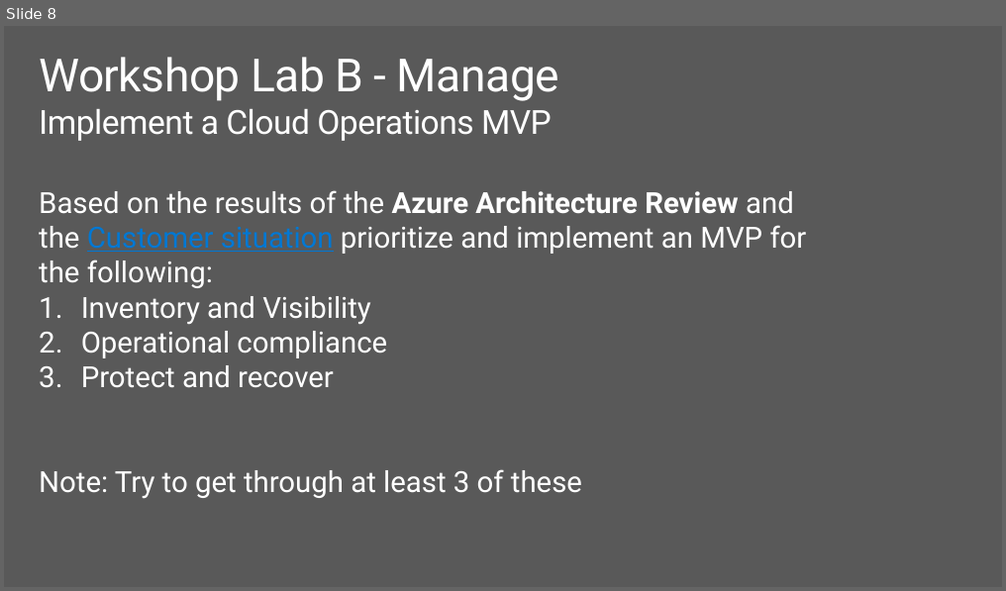
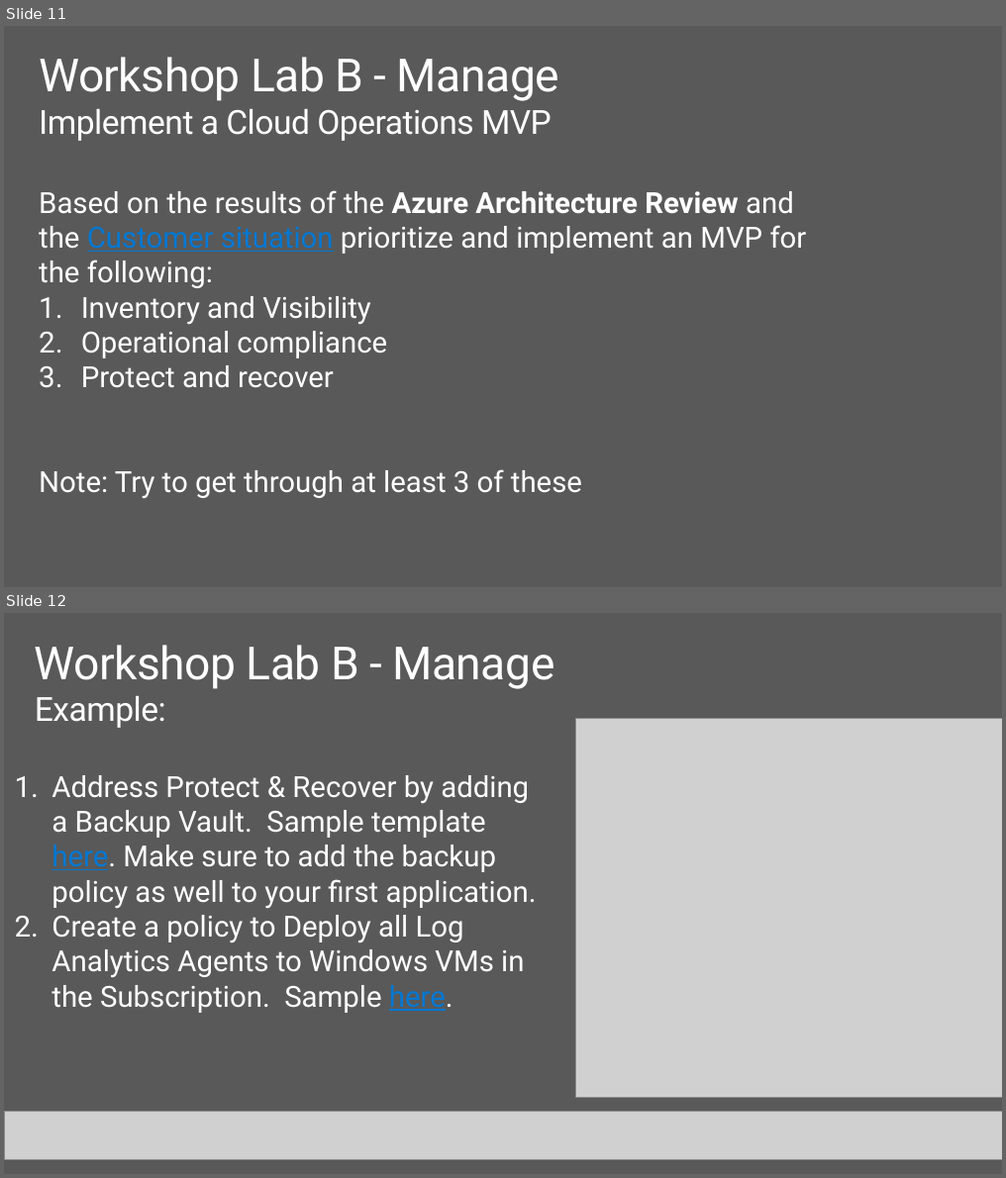
Before and after one commit to rkuehfus/CAFWorkshop, a slide deck: Student/Guides/CAF Workshop Labs.pptx. Shown one above the other, each under a label of ours: slide 8 before the commit, slides 11 and 12 after it. The pictures are 1006x591 and 1006x1178 pixels, drawn with LibreOffice and Linux fonts; fonts in the diff are those of the drawing; grey boxes stand for pictures; background and template pictures are left out. Boxes give left, top, right and bottom in pixels: in the first picture for what was removed or moved away, otherwise in the second. Text is boxed around its words. In the diff, an @@ line names an element or a change of style, - is before the commit and + after.

```diff
--- a/Student/Guides/CAF Workshop Labs.pptx
+++ b/Student/Guides/CAF Workshop Labs.pptx
@@ slide 12 added at [4, 613, 1002, 1174], background #595959 @@
@@ title added at [35, 645, 554, 728], 44 pt, text #FFFFFF @@
+Workshop Lab B - Manage
+Example:
@@ picture added at [576, 718, 1002, 1097] @@
@@ text added at [52, 775, 537, 1013], 28 pt, text #FFFFFF @@
+1. Address Protect & Recover by adding a Backup Vault. Sample template here. Make sure to add the backup policy as well to your first application.
+2. Create a policy to Deploy all Log Analytics Agents to Windows VMs in the Subscription. Sample here.
@@ picture added at [4, 1112, 1002, 1159] @@
@@ what was slide 8 is now slide 11 @@
```
Also in this commit, not shown: 2 slides changed, 4 other slides added.
